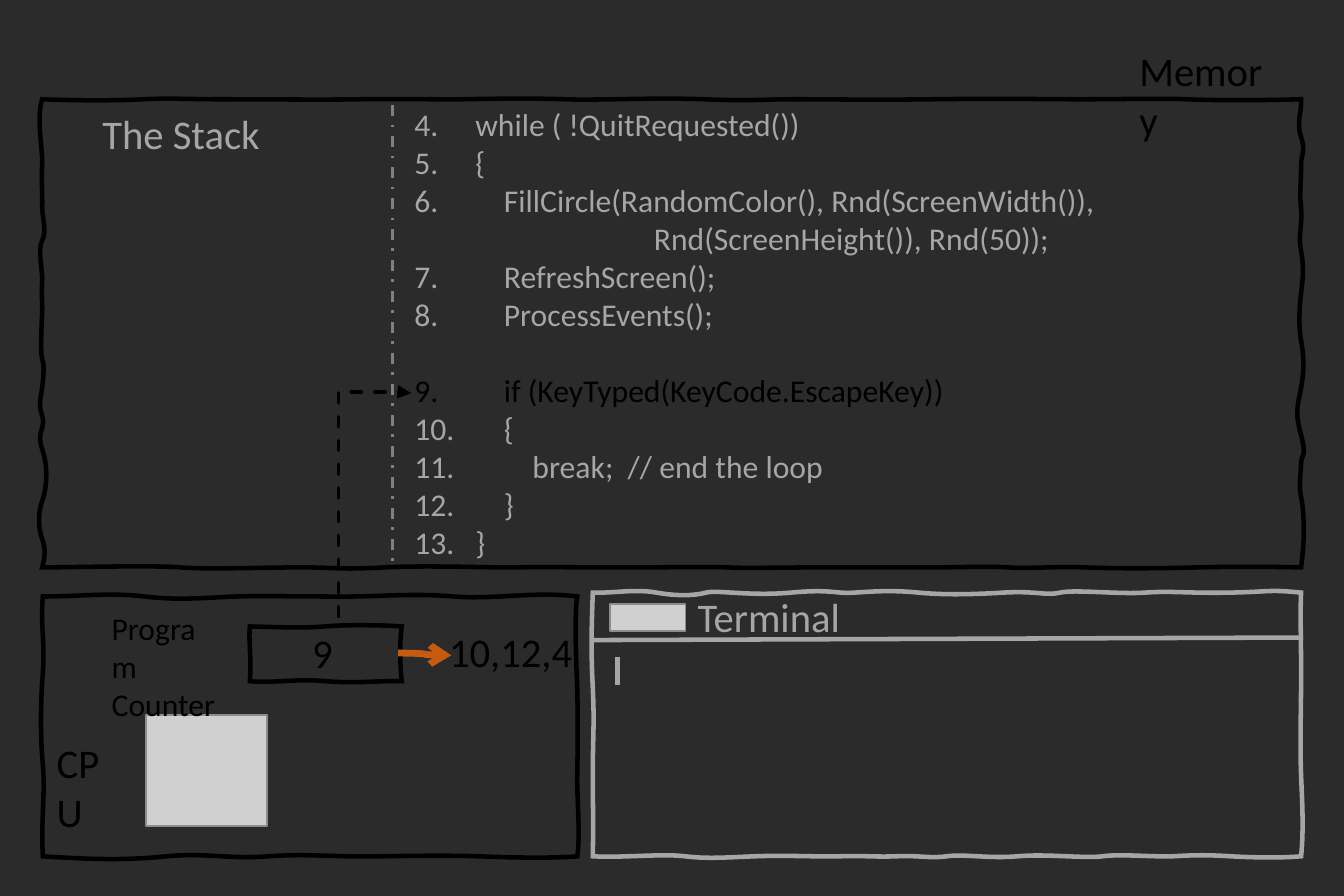
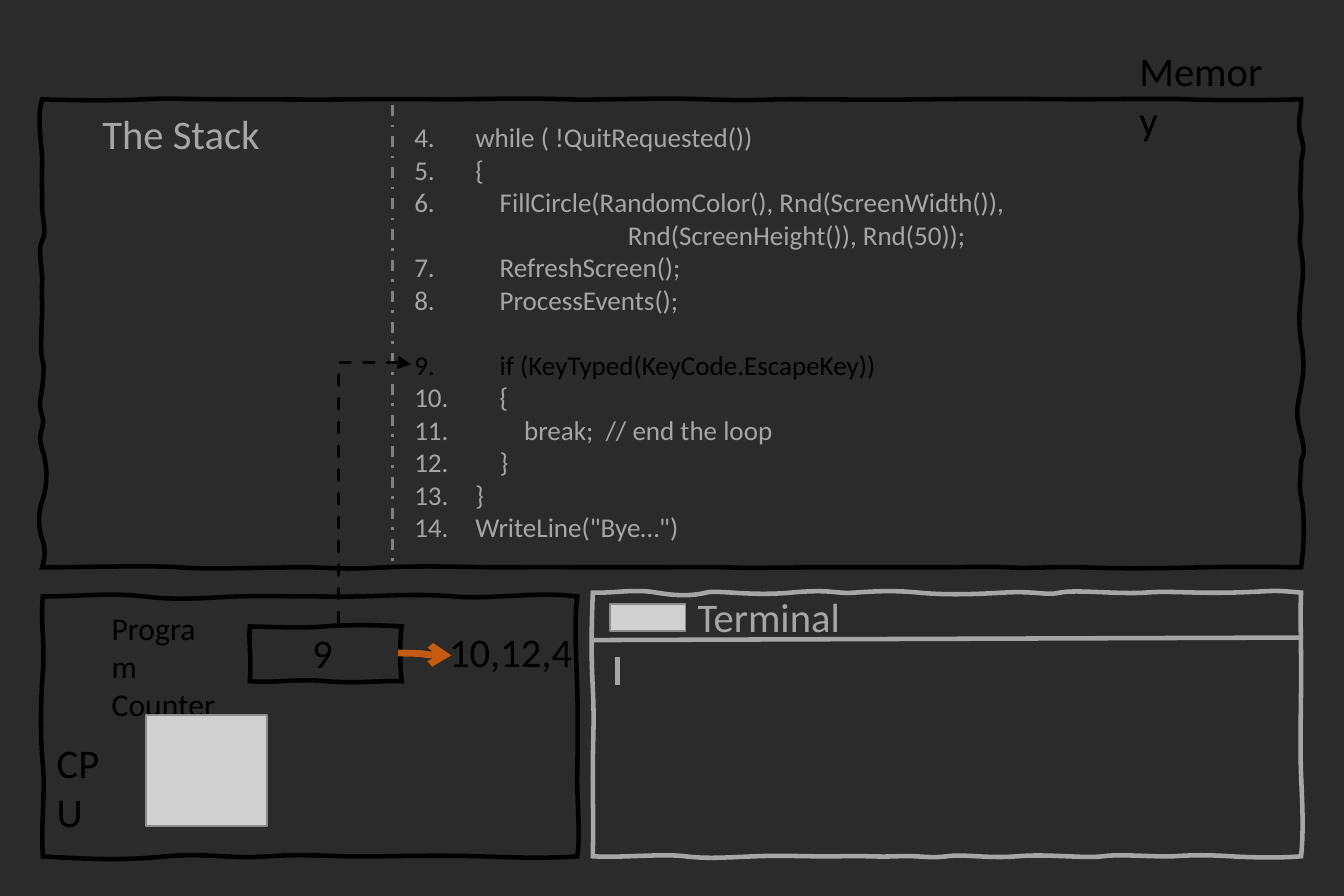
Before and after one commit to splashkit/the-programmers-field-guide, a slide deck: slide 4 of resources/ppt-slides/control-flow-break.pptx. Drawn at 1344x896 pixels with LibreOffice and Linux fonts; fonts in the diff are those of the drawing; grey boxes stand for pictures; background and template pictures are left out; a plain dark background stands for a picture behind light text. Boxes give left, top, right and bottom in pixels: in the first picture for what was removed or moved away, otherwise in the second. Text is boxed around its words. In the diff, an @@ line names an element or a change of style, - is before the commit and + after.

Commit message:
Updated 'Break' statement slideshow

```diff
--- a/resources/ppt-slides/control-flow-break.pptx
+++ b/resources/ppt-slides/control-flow-break.pptx
@@ text "while ( !QuitRequested())": place and size @@
-text "while ( !QuitRequested())" at [475,113,1094,483]
+text "while ( !QuitRequested())" at [475,127,1003,542]
@@ text at [475,127,1003,445]: size 14 to 12 pt @@
@@ elbow arrow moved from (338, 618) - (411, 393) to (338, 622) - (411, 364) @@
@@ text at [475,517,678,542]: paragraph added @@
+14. WriteLine("Bye…")
```
Also in this commit, not shown: 6 other slides changed, 1 slide added, 10 other files.
